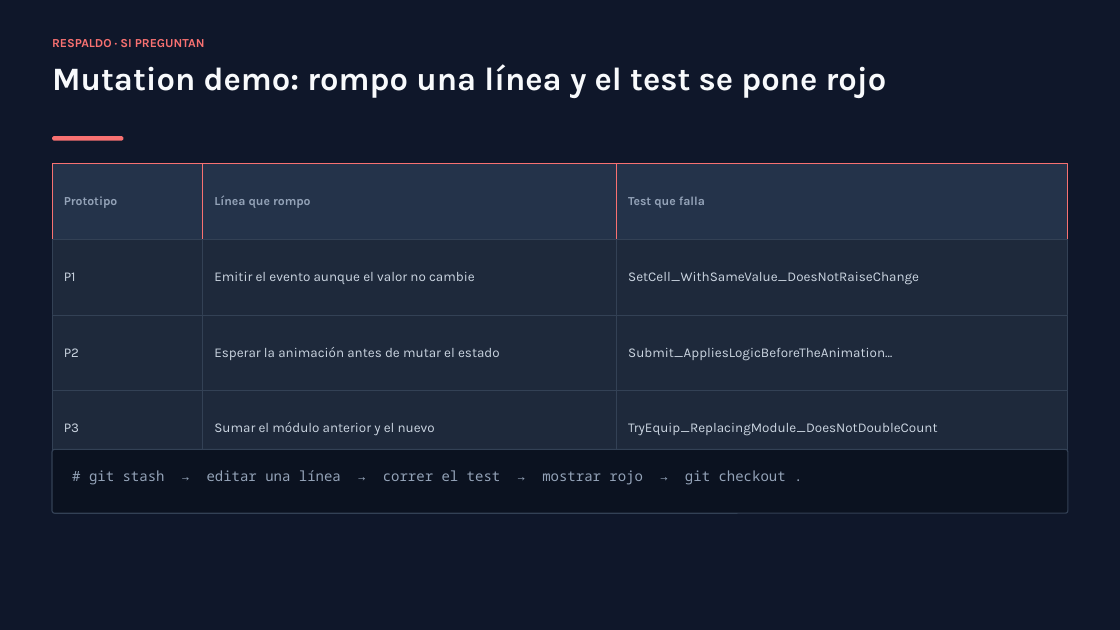
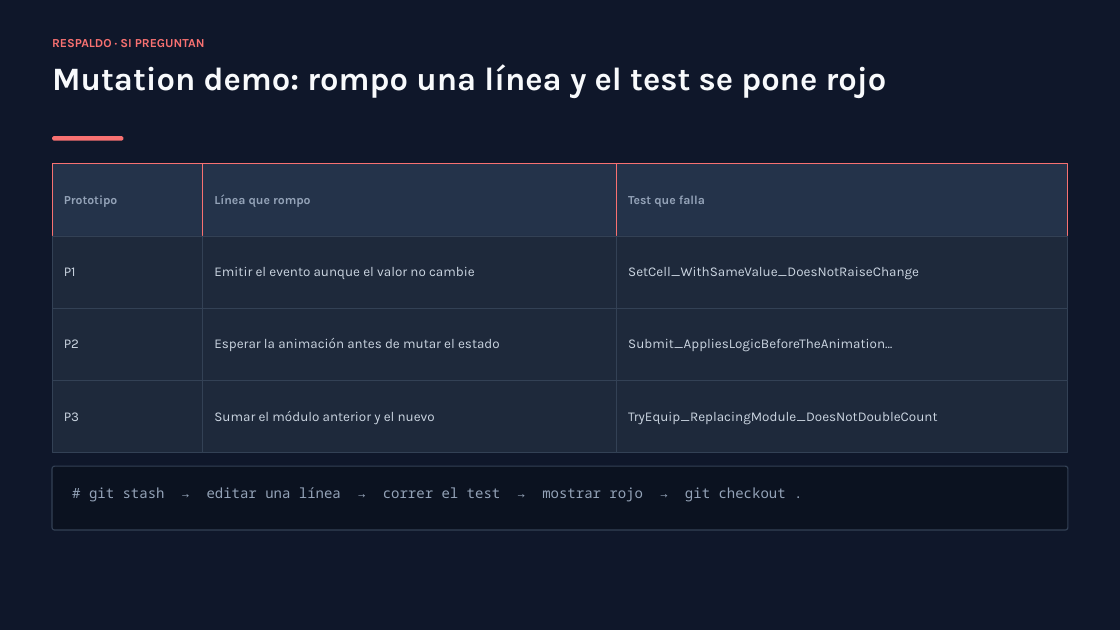
Before and after one commit to SenKetZu/HexPG, a slide deck: slide 18 of docs/presentacion/TP2-VoidHex-Tactics.pptx (slide 19 before the commit). Drawn at 1120x630 pixels with LibreOffice and Linux fonts; fonts in the diff are those of the drawing. Boxes give left, top, right and bottom in pixels: in the first picture for what was removed or moved away, otherwise in the second. Text is boxed around its words. In the diff, an @@ line names an element or a change of style, - is before the commit and + after.

Commit message:
Rebuild the deck: drop the layers slide, remove rubric phrasing, show the real test code

```diff
--- a/docs/presentacion/TP2-VoidHex-Tactics.pptx
+++ b/docs/presentacion/TP2-VoidHex-Tactics.pptx
@@ rectangle: place and size @@
-rectangle at (52, 239, 202, 315)
+rectangle at (52, 236, 202, 308)
@@ rectangle: place and size @@
-rectangle at (202, 239, 617, 315)
+rectangle at (202, 236, 617, 308)
@@ rectangle: place and size @@
-rectangle at (617, 239, 1068, 315)
+rectangle at (617, 236, 1068, 308)
@@ 6 texts, 3 rectangles: place and size @@
-6 texts, 3 rectangles at (52, 272, 1068, 391)
+6 texts, 3 rectangles at (52, 267, 1068, 381)
@@ 3 texts, 3 rectangles: place and size @@
-3 texts, 3 rectangles at (52, 391, 1068, 466)
+3 texts, 3 rectangles at (52, 381, 1068, 453)
@@ rounded rectangle: place and size @@
-rounded rectangle at (52, 450, 1068, 513)
+rounded rectangle at (52, 466, 1068, 530)
@@ text "# git stash → editar ...": place and size @@
-text "# git stash → editar ..." at (89, 470, 786, 485)
+text "# git stash → editar ..." at (89, 487, 786, 502)
```
Also in this commit, not shown: 18 other slides changed, 1 slide added, 2 slides removed, 2 other files.
